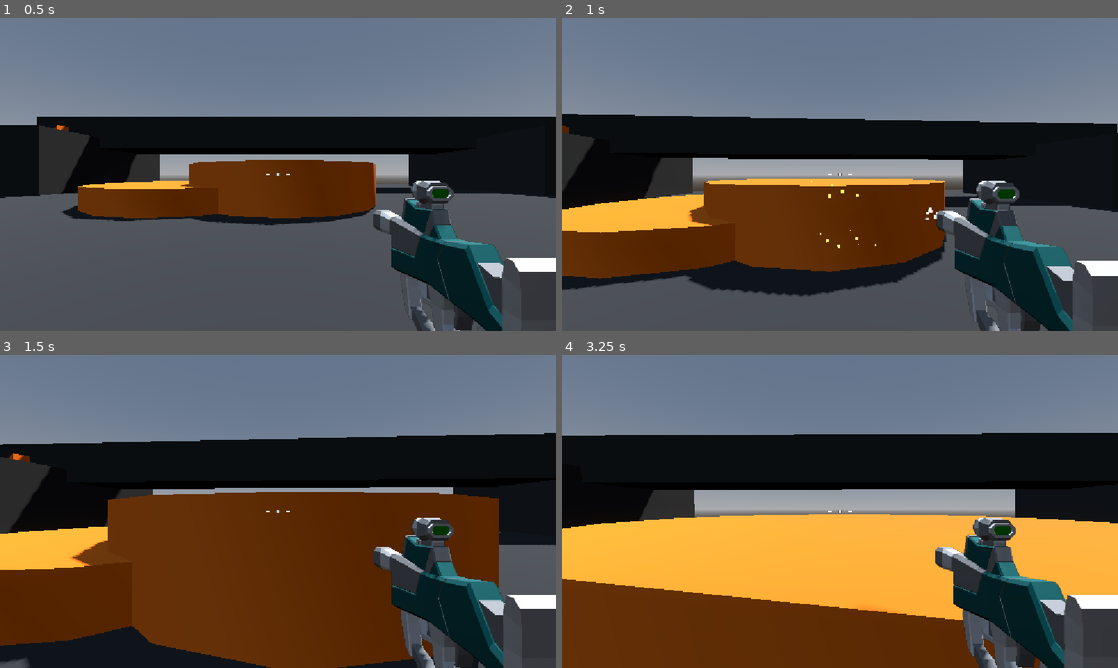
Above: before the commit, frames 1-4 (two rows, left to right).
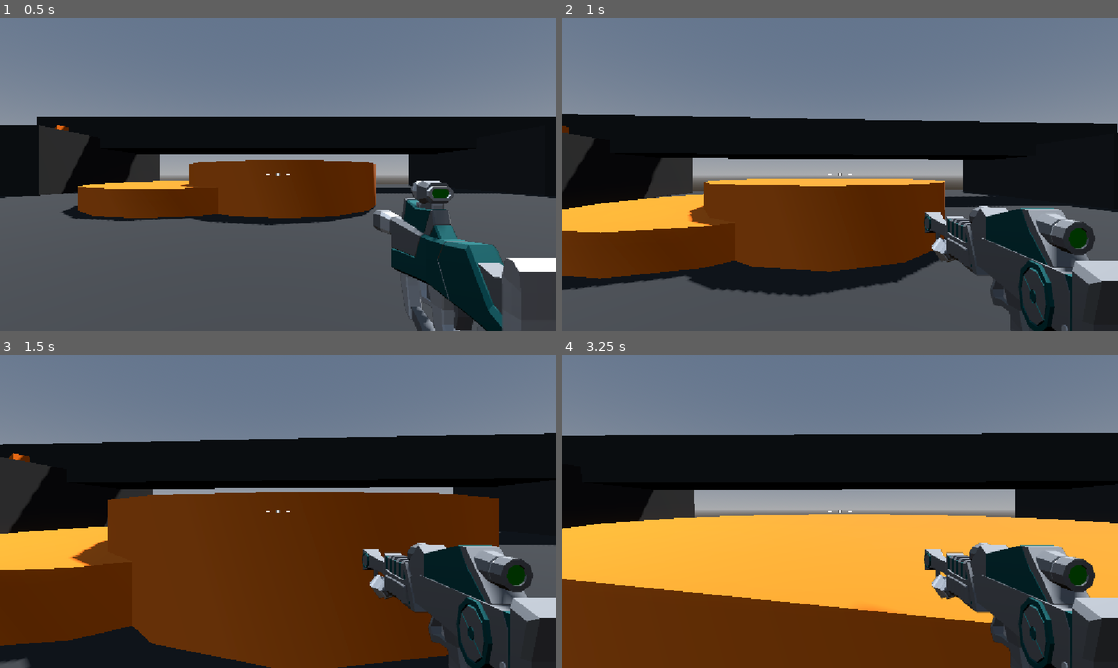
Above: after the commit, the same moments.

Repository: sylvainlap/gamedev.tv-robo-rampage
Game: Godot game, scene res://levels/sandbox.tscn
The game is run twice, just before and just after one commit, with the same random seed, the same clock (stepped at 60 frames per second) and the same inputs.
Inputs (mouse positions are in pixels of both pictures, inside the frame that each line leads up to):
- Up to frame 1 (0.5 s): no input
- Up to frame 2 (1 s): tap Enter at 0.5 s; move the mouse to (867, 174) at 0.52 s; press the mouse at (867, 174) at 0.53 s; hold W (move_forward) from 0.53 s (still down); tap Space (jump) at 0.77 s; tap 2 (rifle, bound only after the commit) at 0.8 s
- Up to frame 3 (1.5 s): keep holding W (move_forward); move the mouse to (250, 511) at 1.27 s; release the mouse at (250, 511) at 1.28 s; tap 2 (rifle, bound only after the commit) at 1.35 s
- Up to frame 4 (3.25 s): keep holding W (move_forward); tap Space (jump) at 1.52, 3.02 s; tap 1 (smg, bound only after the commit) at 1.55 s; move the mouse to (851, 505) at 2.02 s; hold 1 (smg, bound only after the commit) 2.03-2.78 s; click (851, 505) at 2.3 s; move the mouse to (834, 517) at 2.77 s; click (834, 517) at 2.85 s; tap 2 (rifle, bound only after the commit) at 3.05 s

Frame 1 is identical in both runs. In frame 2, 8.7% of the frame differs, in the area x 44-100%, y 52-100%; in frame 3, 9.4%; in frame 4, 9.6%, in the area x 65-100%, y 52-100%.

Commit message:
feat(game): course 4.22 done

Diff:
--- a/player/player.tscn
+++ b/player/player.tscn
@@ -3,8 +3,10 @@
 [ext_resource type="Script" uid="uid://bmbswpp1y34gq" path="res://player/player.gd" id="1_oul6g"]
 [ext_resource type="Script" uid="uid://fxsyr4f5it5d" path="res://player/smooth_camera.gd" id="2_rkbax"]
 [ext_resource type="Script" uid="uid://cnmpasqdeiymq" path="res://player/crosshair.gd" id="3_g1dw6"]
+[ext_resource type="PackedScene" uid="uid://blv6dmt6vo4ih" path="res://weapons/rifle.tscn" id="3_g6k8r"]
+[ext_resource type="Script" uid="uid://d4d25ll4stxy1" path="res://weapons/weapon_handler.gd" id="3_rgyib"]
 [ext_resource type="PackedScene" uid="uid://0mecb5mbamv1" path="res://weapons/smg.tscn" id="3_yw30f"]
-[ext_resource type="Texture2D" uid="uid://cbspvtpub3ns1" path="res://assets/damage/damage.png" id="5_qjkh3"]
+[ext_resource type="Texture2D" uid="uid://cbspvtpub3ns1" path="res://assets/pngs/damage.png" id="5_qjkh3"]
 [ext_resource type="PackedScene" uid="uid://b0rw7ediy33h8" path="res://uis/game_over_menu.tscn" id="6_g6k8r"]
 
 [sub_resource type="CapsuleMesh" id="CapsuleMesh_xgomg"]
@@ -92,8 +94,6 @@
 cull_mask = 1
 script = ExtResource("2_rkbax")
 
-[node name="SMG" parent="CameraPivot/SmoothCamera" unique_id=2067759232 instance=ExtResource("3_yw30f")]
-
 [node name="RemoteTransform3D" type="RemoteTransform3D" parent="CameraPivot/SmoothCamera" unique_id=814174008]
 remote_path = NodePath("../../../SubViewportContainer/SubViewport/WeaponCamera")
 
@@ -115,6 +115,15 @@
 transform = Transform3D(1, 0, 0, 0, 1, 0, 0, 0, 1, 0, 1.5, 0)
 cull_mask = 2
 fov = 40.0
+
+[node name="WeaponHandler" type="Node3D" parent="SubViewportContainer/SubViewport/WeaponCamera" unique_id=24628754 node_paths=PackedStringArray("smg", "rifle")]
+script = ExtResource("3_rgyib")
+smg = NodePath("SMG")
+rifle = NodePath("Rifle")
+
+[node name="SMG" parent="SubViewportContainer/SubViewport/WeaponCamera/WeaponHandler" unique_id=383076090 instance=ExtResource("3_yw30f")]
+
+[node name="Rifle" parent="SubViewportContainer/SubViewport/WeaponCamera/WeaponHandler" unique_id=2067759232 instance=ExtResource("3_g6k8r")]
 
 [node name="CenterContainer" type="CenterContainer" parent="." unique_id=790137399]
 anchors_preset = 15
--- a/project.godot
+++ b/project.godot
@@ -56,6 +56,16 @@
 "events": [Object(InputEventMouseButton,"resource_local_to_scene":false,"resource_name":"","device":-1,"window_id":0,"a …(253 unchanged characters)…
 ]
 }
+smg={
+"deadzone": 0.2,
+"events": [Object(InputEventKey,"resource_local_to_scene":false,"resource_name":"","device":-1,"window_id":0,"alt_pressed":false,"shift_pressed":false,"ctrl_pressed":false,"meta_pressed":false,"pressed":false,"keycode":0,"physical_keycode":49,"key_label":0,"unicode":38,"location":0,"echo":false,"script":null)
+]
+}
+rifle={
+"deadzone": 0.2,
+"events": [Object(InputEventKey,"resource_local_to_scene":false,"resource_name":"","device":-1,"window_id":0,"alt_pressed":false,"shift_pressed":false,"ctrl_pressed":false,"meta_pressed":false,"pressed":false,"keycode":0,"physical_keycode":50,"key_label":0,"unicode":233,"location":0,"echo":false,"script":null)
+]
+}
 
 [physics]
 
--- /dev/null
+++ b/uis/game_over_menu.tres
@@ -0,0 +1,32 @@
+[gd_resource type="VisualShader" format=3 uid="uid://bvb8xsq6sjfiq"]
+
+[sub_resource type="VisualShaderNodeTexture" id="VisualShaderNodeTexture_swlr7"]
+source = 5
+
+[sub_resource type="VisualShaderNodeFloatConstant" id="VisualShaderNodeFloatConstant_0yghq"]
+constant = 2.0
+
+[sub_resource type="VisualShaderNodeTexture2DParameter" id="VisualShaderNodeTexture2DParameter_swlr7"]
+parameter_name = "Screen"
+texture_type = 1
+texture_filter = 4
+texture_source = 1
+
+[sub_resource type="VisualShaderNodeTexture" id="VisualShaderNodeTexture_njb4g"]
+source = 5
+
+[resource]
+mode = 1
+flags/light_only = false
+nodes/vertex/0/position = Vector2(780, 160)
+nodes/vertex/3/node = SubResource("VisualShaderNodeTexture_njb4g")
+nodes/vertex/3/position = Vector2(360, 160)
+nodes/vertex/connections = PackedInt32Array(3, 0, 0, 2)
+nodes/fragment/0/position = Vector2(1180, 320)
+nodes/fragment/2/node = SubResource("VisualShaderNodeTexture_swlr7")
+nodes/fragment/2/position = Vector2(780, 340)
+nodes/fragment/3/node = SubResource("VisualShaderNodeFloatConstant_0yghq")
+nodes/fragment/3/position = Vector2(580, 340)
+nodes/fragment/4/node = SubResource("VisualShaderNodeTexture2DParameter_swlr7")
+nodes/fragment/4/position = Vector2(380, 480)
+nodes/fragment/connections = PackedInt32Array(2, 0, 0, 0, 3, 0, 2, 1, 4, 0, 2, 2)
--- a/uis/game_over_menu.tscn
+++ b/uis/game_over_menu.tscn
@@ -2,10 +2,16 @@
 
 [ext_resource type="FontFile" uid="uid://dy80lf0uklom7" path="res://assets/ttf/Staatliches-Regular.ttf" id="1_y4b84"]
 [ext_resource type="Script" uid="uid://wc1h8s6dd5gy" path="res://uis/game_over_menu.gd" id="2_uho2s"]
+[ext_resource type="Shader" uid="uid://bvb8xsq6sjfiq" path="res://uis/game_over_menu.tres" id="3_j43bb"]
 
 [sub_resource type="Theme" id="Theme_44n5f"]
 default_font = ExtResource("1_y4b84")
 default_font_size = 64
+
+[sub_resource type="ShaderMaterial" id="ShaderMaterial_uho2s"]
+shader = ExtResource("3_j43bb")
+
+[sub_resource type="PlaceholderTexture2D" id="PlaceholderTexture2D_jfg3o"]
 
 [sub_resource type="LabelSettings" id="LabelSettings_y4b84"]
 font_size = 96
@@ -20,6 +26,16 @@
 grow_vertical = 2
 theme = SubResource("Theme_44n5f")
 script = ExtResource("2_uho2s")
+
+[node name="BackgroundBlur" type="TextureRect" parent="." unique_id=204563086]
+material = SubResource("ShaderMaterial_uho2s")
+layout_mode = 1
+anchors_preset = 15
+anchor_right = 1.0
+anchor_bottom = 1.0
+grow_horizontal = 2
+grow_vertical = 2
+texture = SubResource("PlaceholderTexture2D_jfg3o")
 
 [node name="CenterContainer" type="CenterContainer" parent="." unique_id=971470564]
 layout_mode = 1
--- a/weapons/hitscan_weapon.gd
+++ b/weapons/hitscan_weapon.gd
@@ -6,6 +6,7 @@
 @export var weapon_mesh: Node3D
 @export var muzzle_flash: GPUParticles3D
 @export var sparks_scene: PackedScene
+@export var automatic: bool = false
 
 @onready var cooldown_timer: Timer = $CooldownTimer
 @onready var weapon_position: Vector3 = weapon_mesh.position
@@ -13,9 +14,14 @@
 
 
 func _process(delta: float) -> void:
-	if Input.is_action_pressed("fire"):
-		if cooldown_timer.is_stopped():
-			_shoot()
+	if automatic:
+		if Input.is_action_pressed("fire"):
+			if cooldown_timer.is_stopped():
+				_shoot()
+	else:
+		if Input.is_action_just_pressed("fire"):
+			if cooldown_timer.is_stopped():
+				_shoot()
 
 	weapon_mesh.position = weapon_mesh.position.lerp(weapon_position, delta * 10.0)
 
--- /dev/null
+++ b/weapons/rifle.tscn
@@ -0,0 +1,86 @@
+[gd_scene format=3 uid="uid://blv6dmt6vo4ih"]
+
+[ext_resource type="PackedScene" uid="uid://cgvba5lrad1wk" path="res://weapons/hitscan_weapon.tscn" id="1_0p17f"]
+[ext_resource type="PackedScene" uid="uid://br124dxaewe42" path="res://assets/rifle/Rifle.glb" id="2_r1bic"]
+
+[sub_resource type="StandardMaterial3D" id="StandardMaterial3D_0p17f"]
+emission_enabled = true
+emission = Color(1, 1, 1, 1)
+emission_energy_multiplier = 3.0
+
+[sub_resource type="Curve" id="Curve_r1bic"]
+_data = [Vector2(0, 1), 0.0, 0.0, 0, 0, Vector2(1, 0), 0.0, 0.0, 0, 0]
+point_count = 2
+
+[sub_resource type="CurveTexture" id="CurveTexture_6vhuu"]
+curve = SubResource("Curve_r1bic")
+
+[sub_resource type="ParticleProcessMaterial" id="ParticleProcessMaterial_5lqfb"]
+direction = Vector3(0, 0, -1)
+spread = 8.0
+initial_velocity_min = 6.0
+initial_velocity_max = 8.0
+gravity = Vector3(0, 0, 0)
+scale_curve = SubResource("CurveTexture_6vhuu")
+
+[sub_resource type="BoxMesh" id="BoxMesh_6ln0v"]
+size = Vector3(0.1, 0.1, 0.1)
+
+[node name="Rifle" unique_id=2067759232 node_paths=PackedStringArray("weapon_mesh", "muzzle_flash") instance=ExtResource("1_0p17f")]
+weapon_damage = 70
+fire_rate = 8.0
+recoil = 0.3
+weapon_mesh = NodePath("Rifle")
+muzzle_flash = NodePath("MuzzleFlash")
+
+[node name="Rifle" parent="." index="2" unique_id=1202576166 instance=ExtResource("2_r1bic")]
+transform = Transform3D(1, 0, 0, 0, 1, 0, 0, 0, 1, 0.7, -0.35, -1.8)
+
+[node name="Part_104" parent="Rifle" index="0" unique_id=1217439454]
+layers = 2
+
+[node name="Gun butt_018" parent="Rifle" index="1" unique_id=1460814233]
+layers = 2
+
+[node name="Part_106" parent="Rifle" index="2" unique_id=742434324]
+layers = 2
+
+[node name="Grip_027" parent="Rifle" index="3" unique_id=253317933]
+layers = 2
+
+[node name="Part_108" parent="Rifle" index="4" unique_id=305850816]
+layers = 2
+
+[node name="Scope_022" parent="Rifle" index="5" unique_id=403572923]
+layers = 2
+
+[node name="Scope_023" parent="Rifle" index="6" unique_id=1081952816]
+layers = 2
+
+[node name="Extra accessories_008" parent="Rifle" index="7" unique_id=1467360802]
+layers = 2
+
+[node name="Part_112" parent="Rifle" index="8" unique_id=1627417249]
+layers = 2
+
+[node name="Part_113" parent="Rifle" index="9" unique_id=70521808]
+layers = 2
+
+[node name="Muzzle breaks" parent="Rifle" index="10" unique_id=36632684]
+layers = 2
+
+[node name="MuzzleFlash" type="GPUParticles3D" parent="." index="3" unique_id=549106610]
+transform = Transform3D(1, 0, 0, 0, 1, 0, 0, 0, 1, 0.69, -0.35, -3.17)
+layers = 2
+material_override = SubResource("StandardMaterial3D_0p17f")
+cast_shadow = 0
+emitting = false
+lifetime = 0.06999999999999999
+one_shot = true
+explosiveness = 1.0
+fixed_fps = 60
+local_coords = true
+process_material = SubResource("ParticleProcessMaterial_5lqfb")
+draw_pass_1 = SubResource("BoxMesh_6ln0v")
+
+[editable path="Rifle"]
--- a/weapons/smg.tscn
+++ b/weapons/smg.tscn
@@ -29,8 +29,9 @@
 [node name="SMG" unique_id=2067759232 node_paths=PackedStringArray("weapon_mesh", "muzzle_flash") instance=ExtResource("1_6vhuu")]
 weapon_mesh = NodePath("SMG")
 muzzle_flash = NodePath("MuzzleFlash")
+automatic = true
 
-[node name="SMG" parent="." index="1" unique_id=2024608351 instance=ExtResource("1_n4llf")]
+[node name="SMG" parent="." index="2" unique_id=2024608351 instance=ExtResource("1_n4llf")]
 transform = Transform3D(1, 0, 0, 0, 1, 0, 0, 0, 1, 0.7, -0.35, -1.8)
 
 [node name="Suppressors_003" parent="SMG" index="0" unique_id=1549484638]
--- /dev/null
+++ b/weapons/weapon_handler.gd
@@ -0,0 +1,25 @@
+extends Node3D
+
+@export var smg: Node3D
+@export var rifle: Node3D
+
+
+func _ready() -> void:
+	_equip(smg)
+
+
+func _unhandled_input(event: InputEvent) -> void:
+	if event.is_action_pressed("smg"):
+		_equip(smg)
+	if event.is_action_pressed("rifle"):
+		_equip(rifle)
+
+
+func _equip(active_weapon: Node3D) -> void:
+	for weapon in get_children():
+		if weapon == active_weapon:
+			weapon.visible = true
+			weapon.set_process(true)
+		else:
+			weapon.visible = false
+			weapon.set_process(false)
Renamed: assets/damage/damage.png -> assets/pngs/damage.png
Not shown, changed: assets/pngs/damage.png.import
Binary file added: assets/rifle/Rifle.glb
Not shown, added: assets/rifle/Rifle.glb.import
Binary file added: assets/rifle/Rifle_Palette-Colour.png
Not shown, added: assets/rifle/Rifle_Palette-Colour.png.import
Not shown, added: weapons/weapon_handler.gd.uid
